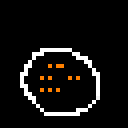
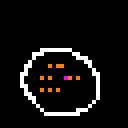
Layer changes from the first 128px x 128px image to the second:
painted on "Layer 11" over <box>64,76,68,80</box>
